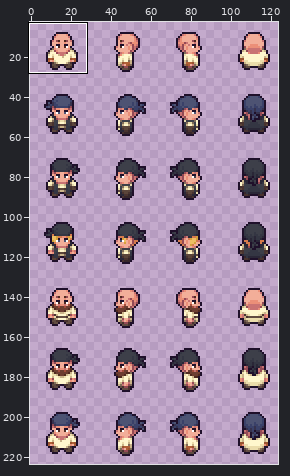
Pixel-art file, stored at Assets/charsprite.aseprite. The first picture is a wide view before the edit; the outline marks the close-up.
Close-up. Before:
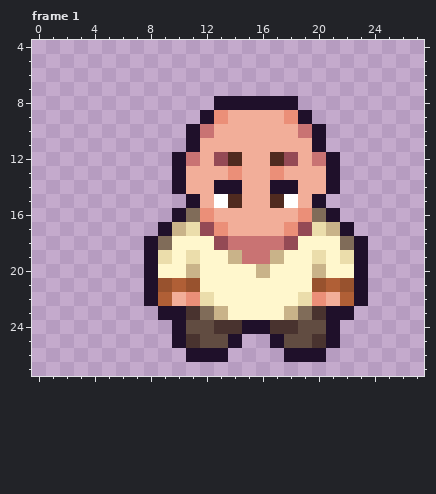
256x256 pixels, 8 frames. Colours within 5 levels of each other are drawn and written as one. Shown: frame 1: x 0..27, y 4..27. The wide view leaves out empty margins.
Once edited:
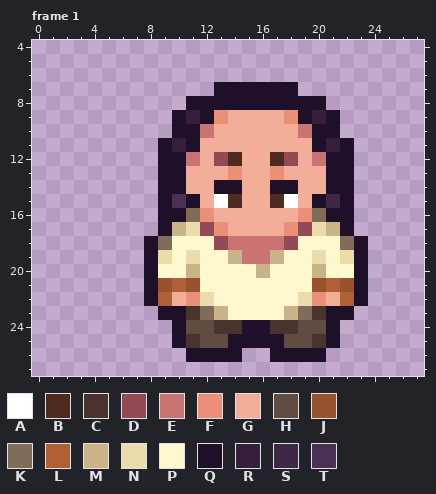
Palette (. is transparent): A #ffffff  B #4f2a1f  C #49332f  D #944a55  E #c97373  F #eb8f78  G #f2ae99  H #614c41  J #98522e  K #806c59  L #b05f36  M #c9b389  N #ebddab  P #fff7cd  Q #1f102a  R #361e3d  S #3e2845  T #4a3052
Change:
layer "Layer 4" now shown
Frame 1, layer "Layer 4":
y 7: x 13..18 ...... -> QQQQQQ
y 8: x 11..12 .. -> QQ; x 19..20 .. -> QQ
y 9: x 10..11 .. -> QR; x 20..21 .. -> RQ
y 10: x 10 . -> Q; x 21 . -> Q
y 11: x 9..10 .. -> QR; x 21..22 .. -> RQ
y 12..14: x 9 . -> Q; x 22 . -> Q
y 15: x 9..10 .. -> QT; x 21..22 .. -> SQ
y 16: x 9 . -> Q; x 22 . -> Q
y 25: x 15..16 .. -> QQ
y 26: x 14 . -> Q; x 17 . -> Q
